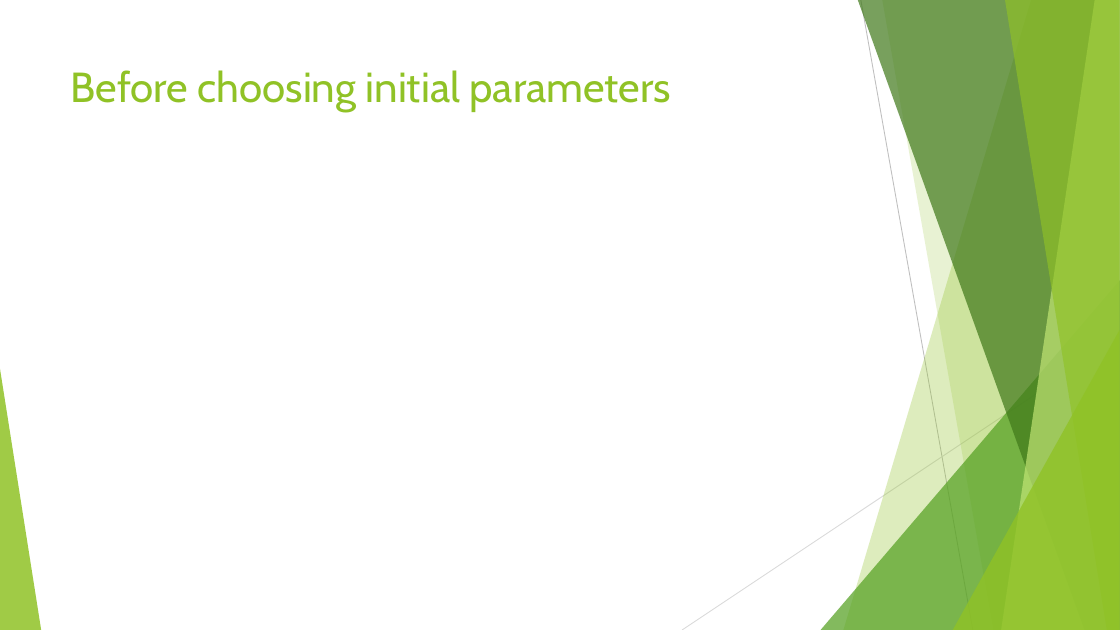
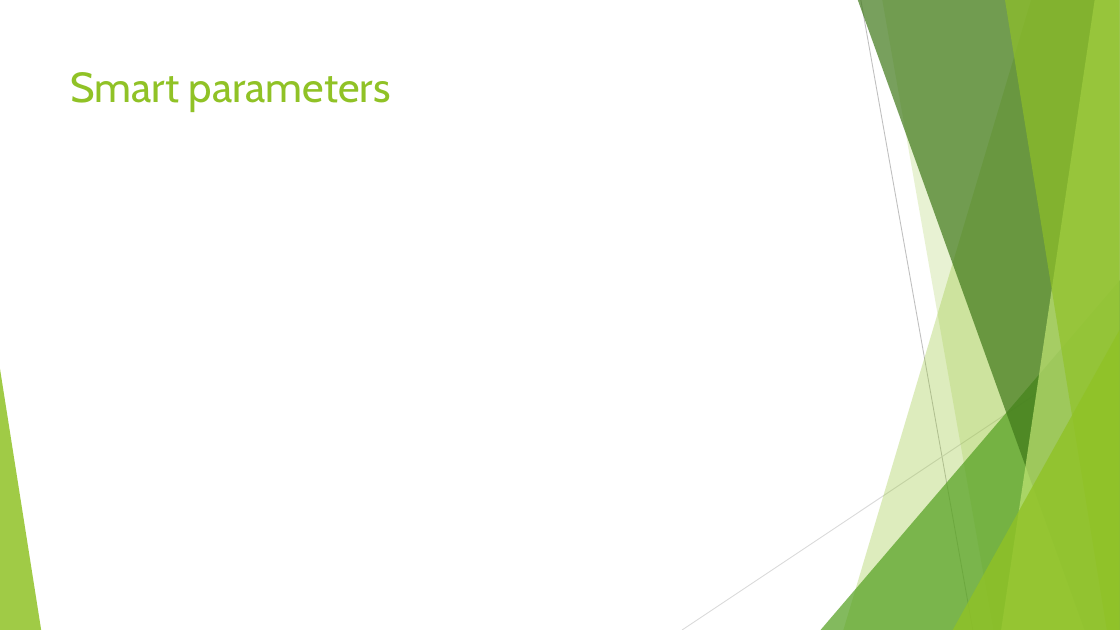
Before and after one commit to franciscopfsimoes/Thesis, a slide deck: slide 11 of PPTs/Fitting the Smile.pptx (slide 4 before the commit). Drawn at 1120x630 pixels with LibreOffice and Linux fonts; fonts in the diff are those of the drawing; grey boxes stand for pictures. Boxes give left, top, right and bottom in pixels: in the first picture for what was removed or moved away, otherwise in the second. Text is boxed around its words. In the diff, an @@ line names an element or a change of style, - is before the commit and + after.

```diff
--- a/PPTs/Fitting the Smile.pptx
+++ b/PPTs/Fitting the Smile.pptx
@@ title at (71, 72, 391, 112): text changed @@
-Before choosing initial parameters
+Smart parameters
```
Also in this commit, not shown: 8 slides added.
